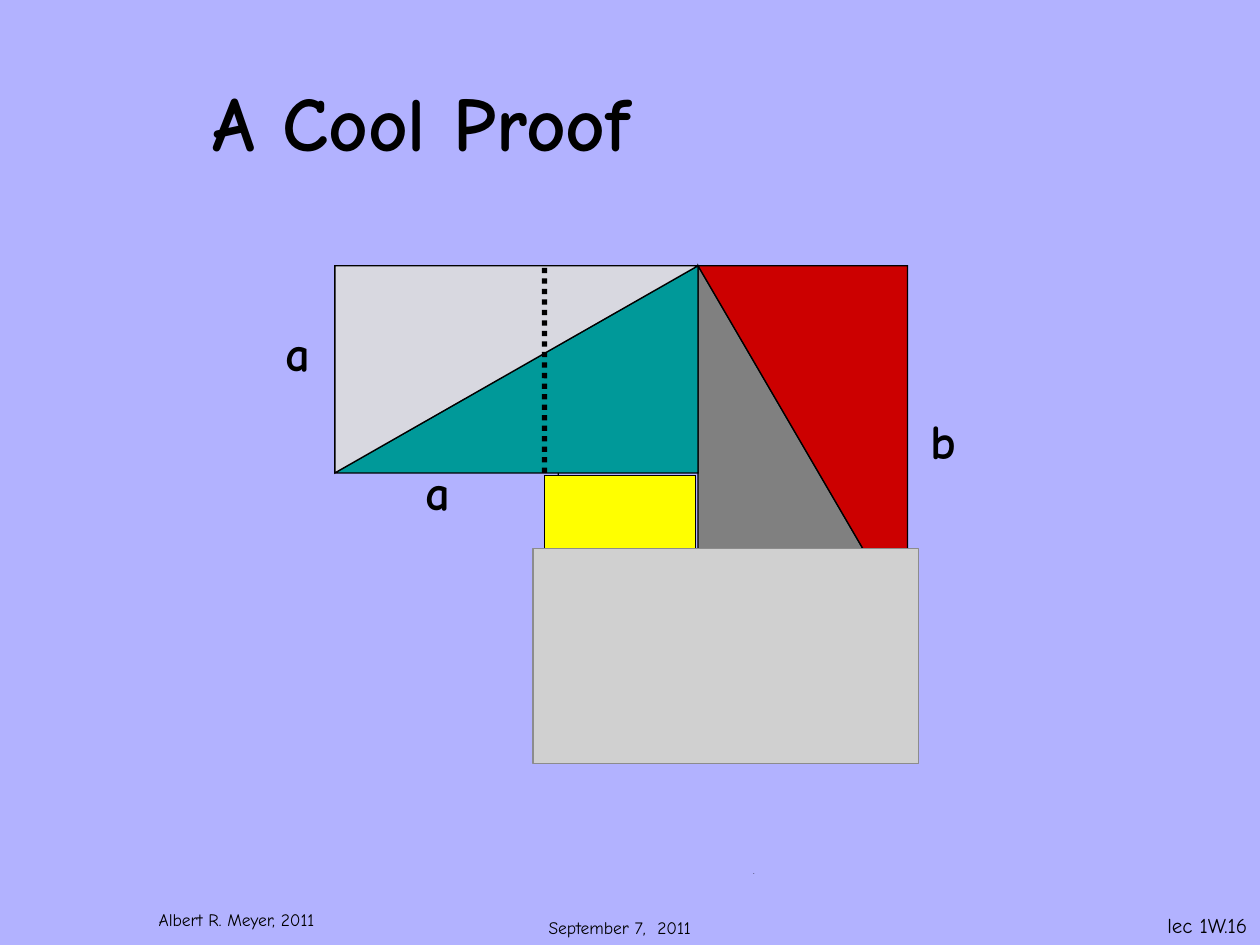
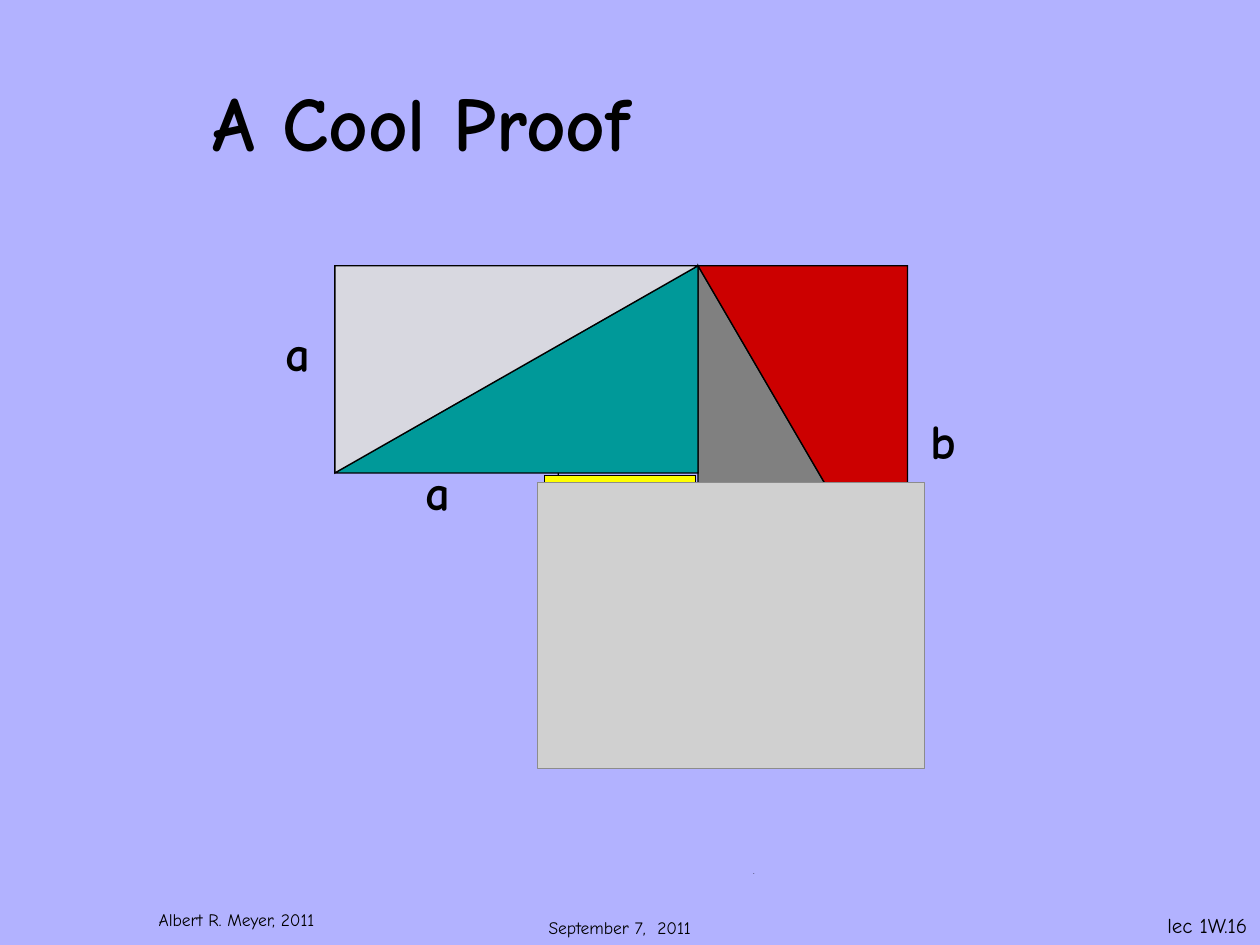
Before and after one commit to armeyer/mcs_web, a slide deck: slide 16 of fall11/slidesF11/slides1w.pptx. Drawn at 1260x945 pixels with LibreOffice and Linux fonts; fonts in the diff are those of the drawing; grey boxes stand for pictures; background and template pictures are left out. Boxes give left, top, right and bottom in pixels: in the first picture for what was removed or moved away, otherwise in the second. Text is boxed around its words. In the diff, an @@ line names an element or a change of style, - is before the commit and + after.

```diff
--- a/fall11/slidesF11/slides1w.pptx
+++ b/fall11/slidesF11/slides1w.pptx
@@ line removed from (544, 472) to (544, 266) @@
@@ picture: place and size @@
-picture at bbox=[533, 548, 919, 764]
+picture at bbox=[538, 483, 925, 769]
@@ text removed at bbox=[575, 548, 646, 614] @@
-b-a
@@ text removed at bbox=[765, 546, 790, 612] @@
-a
```
Also in this commit, not shown: 1 slide added.
